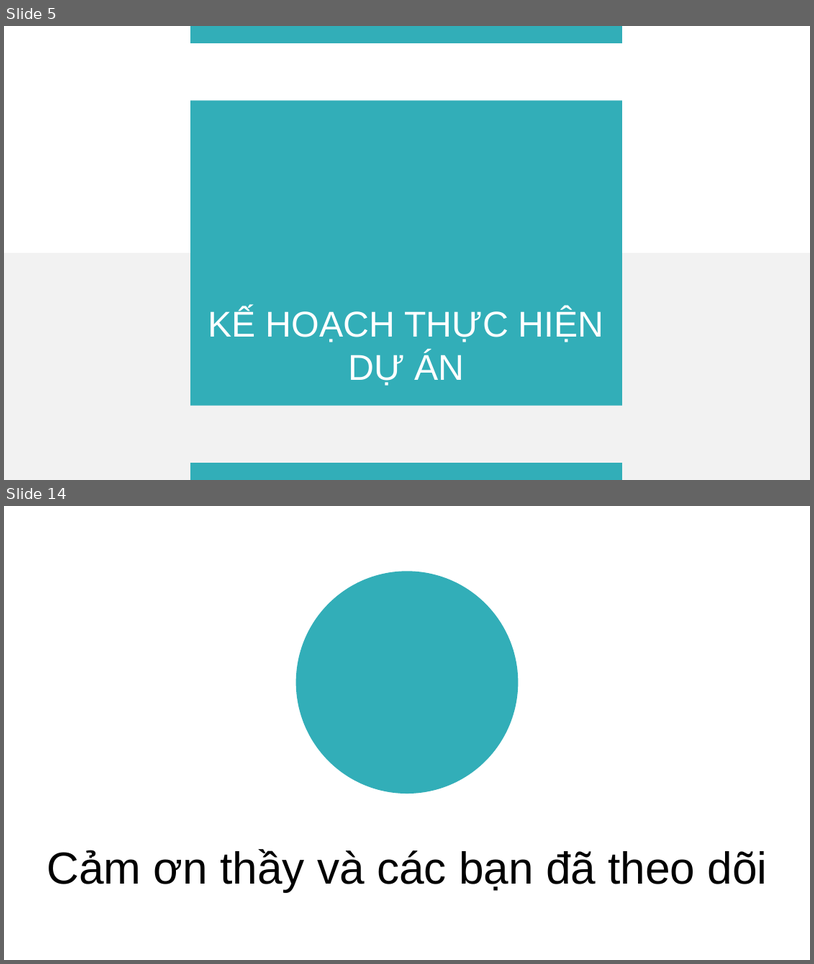
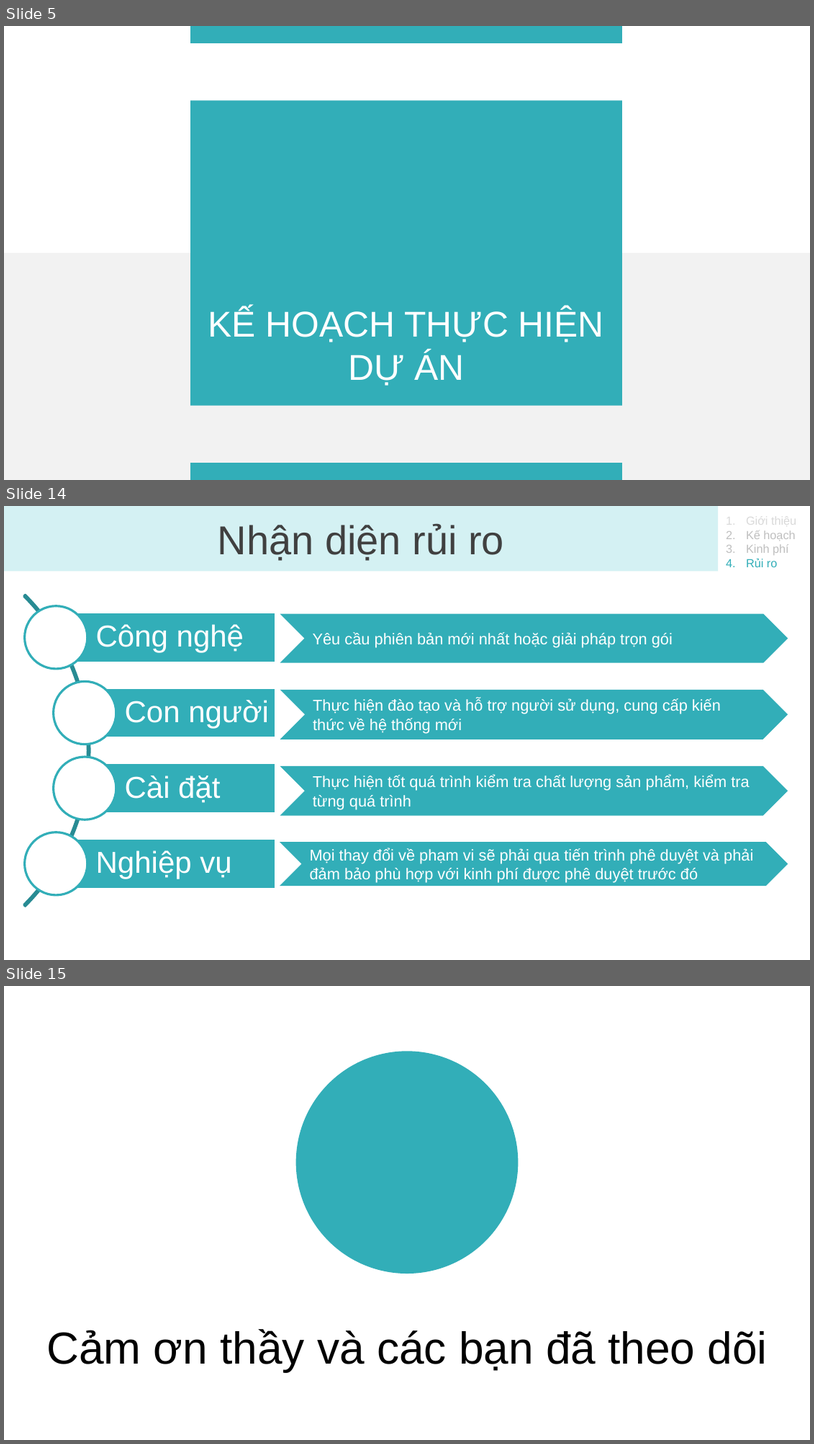
Before and after one commit to bapnam/DoAn_QTTinHoc, a slide deck: Nhom07/BaoCao.pptx. Shown one above the other, each under a label of ours: slides 5 and 14 before the commit, slides 5, 14 and 15 after it; the slides between them are not shown. The pictures are 814x964 and 814x1444 pixels, drawn with LibreOffice and Linux fonts; fonts in the diff are those of the drawing; background and template pictures are left out. Boxes give left, top, right and bottom in pixels: in the first picture for what was removed or moved away, otherwise in the second. Text is boxed around its words. In the diff, an @@ line names an element or a change of style, - is before the commit and + after.

```diff
--- a/Nhom07/BaoCao.pptx
+++ b/Nhom07/BaoCao.pptx
@@ slide 14 added at bbox=[4, 506, 810, 960], background #FFFFFF @@
@@ text added at bbox=[4, 506, 718, 572], fill #D4F1F3, 36 pt, text #404040 @@
+Nhận diện rủi ro
@@ text added at bbox=[746, 515, 797, 567], 10.5 pt, text #BFBFBF @@
+1. Giới thiệu
+2. Kế hoạch
+3. Kinh phí
+4. Rủi ro
@@ arch (boxed as its full ring) added at bbox=[4, 530, 90, 960], outline #288B93 2 pt @@
@@ ellipse added at bbox=[25, 606, 88, 669], fill #FFFFFF, outline #32AEB8 2 pt @@
@@ freeform shape added at bbox=[57, 613, 277, 662], fill #32AEB8, outline #FFFFFF 2 pt, 27 pt, text #FFFFFF @@
+Công nghệ
@@ chevron added at bbox=[280, 614, 789, 663], fill #32AEB8, 14 pt, text #FFFFFF @@
+Yêu cầu phiên bản mới nhất hoặc giải pháp trọn gói
@@ ellipse added at bbox=[53, 681, 116, 744], fill #FFFFFF, outline #32AEB8 2 pt @@
@@ freeform shape added at bbox=[85, 687, 275, 737], fill #32AEB8, outline #FFFFFF 2 pt, 27 pt, text #FFFFFF @@
+Con người
@@ chevron added at bbox=[280, 690, 789, 740], fill #32AEB8, 14 pt, text #FFFFFF @@
+Thực hiện đào tạo và hỗ trợ người sử dụng, cung cấp kiến thức về hệ thống mới
@@ ellipse added at bbox=[53, 757, 116, 820], fill #FFFFFF, outline #32AEB8 2 pt @@
@@ freeform shape added at bbox=[85, 763, 275, 813], fill #32AEB8, outline #FFFFFF 2 pt, 27 pt, text #FFFFFF @@
+Cài đặt
@@ chevron added at bbox=[280, 766, 789, 815], fill #32AEB8, 14 pt, text #FFFFFF @@
+Thực hiện tốt quá trình kiểm tra chất lượng sản phẩm, kiểm tra từng quá trình
@@ ellipse added at bbox=[25, 831, 88, 895], fill #FFFFFF, outline #32AEB8 2 pt @@
@@ freeform shape added at bbox=[57, 838, 277, 888], fill #32AEB8, outline #FFFFFF 2 pt, 27 pt, text #FFFFFF @@
+Nghiệp vụ
@@ chevron added at bbox=[280, 842, 788, 885], fill #32AEB8, 14 pt, text #FFFFFF @@
+Mọi thay đổi về phạm vi sẽ phải qua tiến trình phê duyệt và phải đảm bảo phù hợp với kinh phí được phê duyệt trước đó
@@ what was slide 14 is now slide 15 @@
```
Also in this commit, not shown: 10 slides changed, 4 other files.
